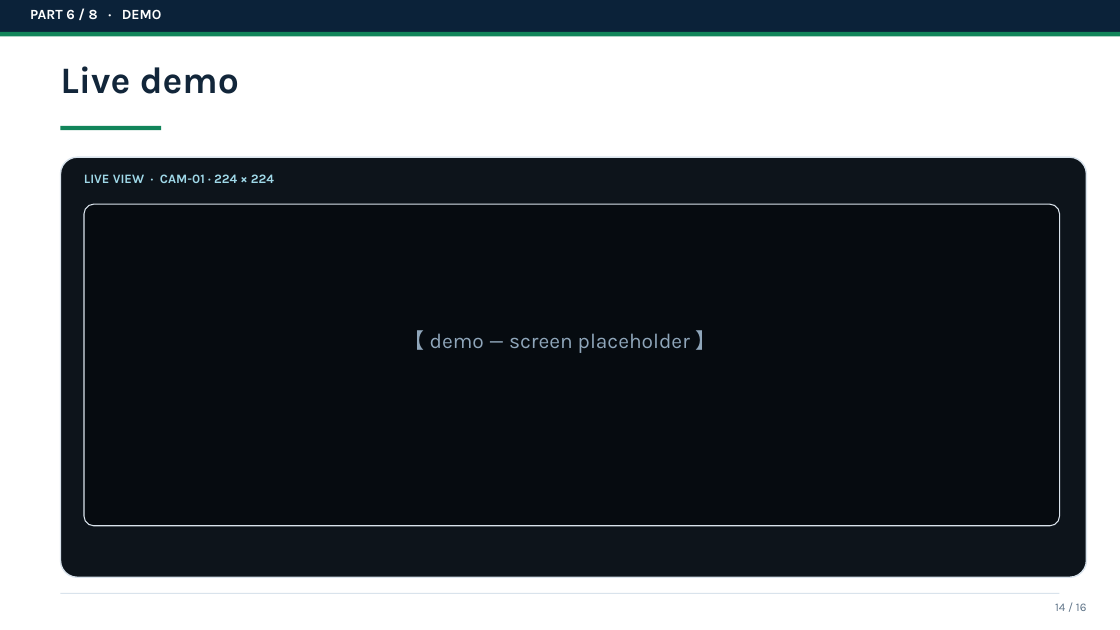
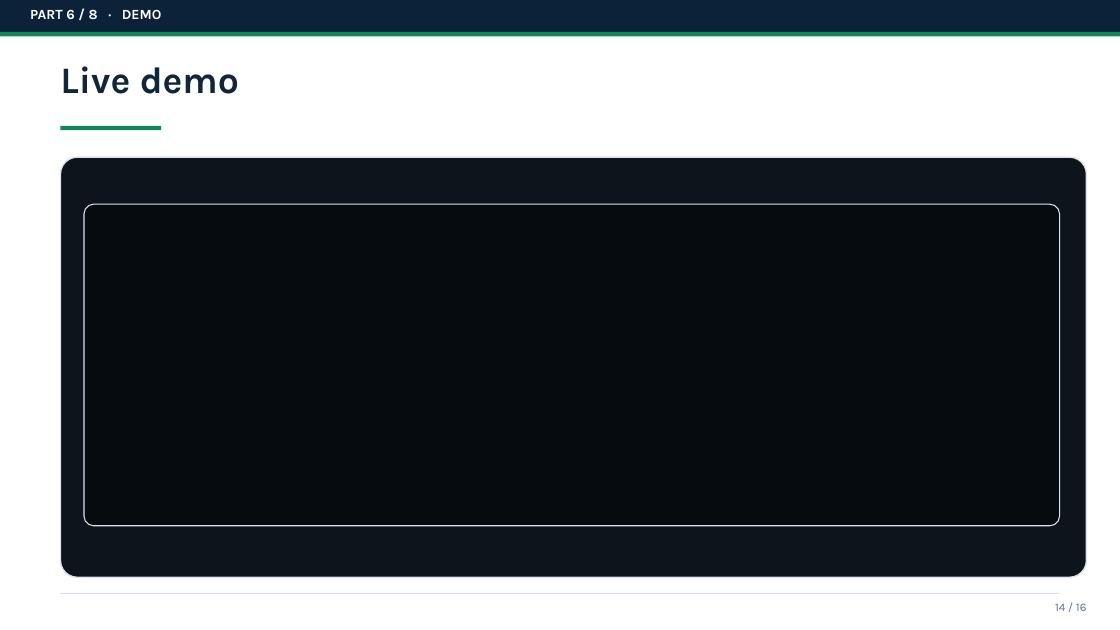
Before and after one commit to Zheyi-D/am-defect-tl, a slide deck: slide 24 of reports/slides_draft.pptx (slide 23 before the commit). Drawn at 1120x630 pixels with LibreOffice and Linux fonts; fonts in the diff are those of the drawing. Boxes give left, top, right and bottom in pixels: in the first picture for what was removed or moved away, otherwise in the second. Text is boxed around its words. In the diff, an @@ line names an element or a change of style, - is before the commit and + after.

```diff
--- a/reports/slides_draft.pptx
+++ b/reports/slides_draft.pptx
@@ text removed at (84,174,274,183) @@
-LIVE VIEW · CAM-01 · 224 × 224
@@ text removed at (404,330,716,353) @@
-【 demo — screen placeholder 】
```
Also in this commit, not shown: 5 other slides changed, 1 slide added, 3 other files.
